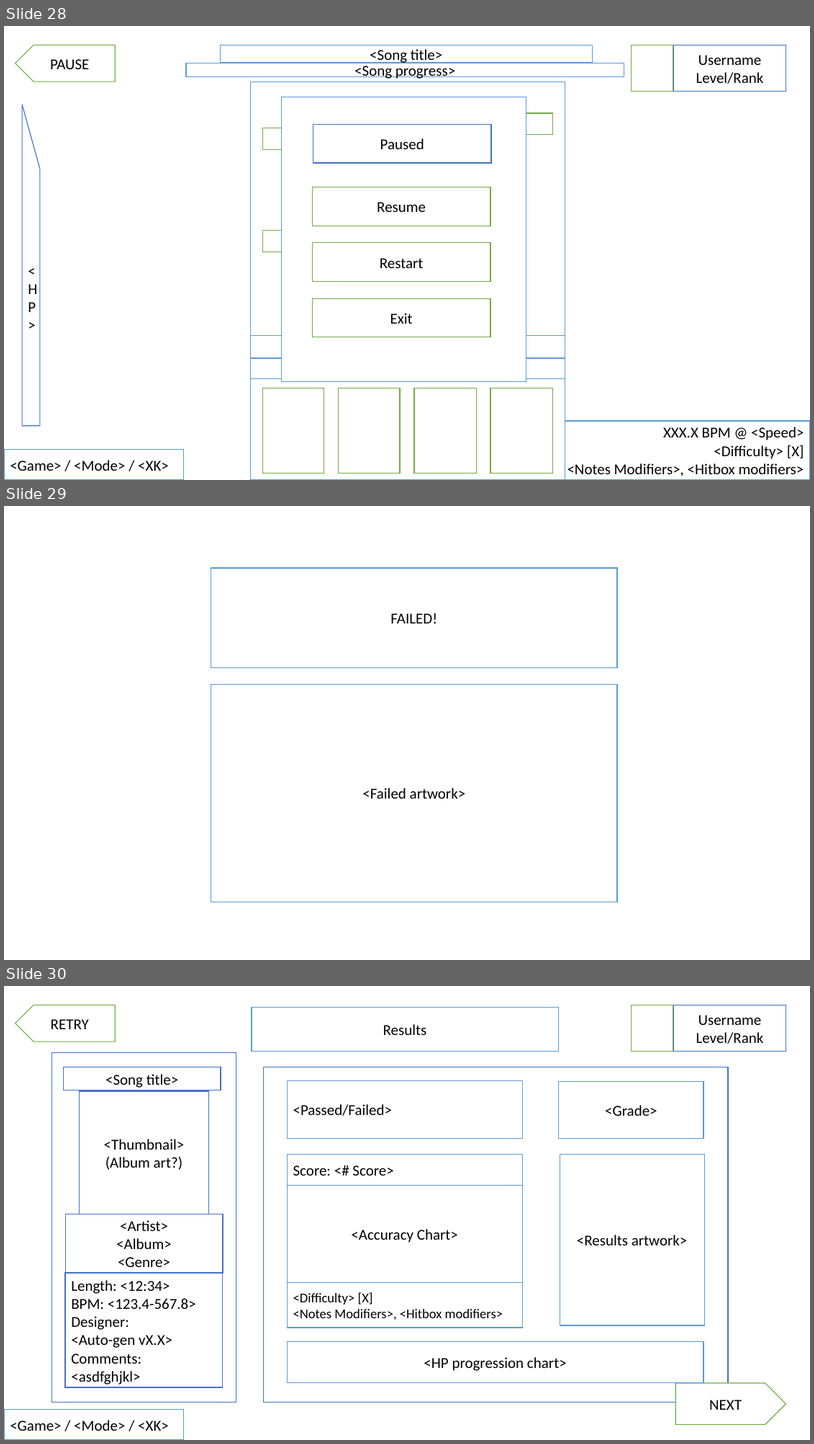
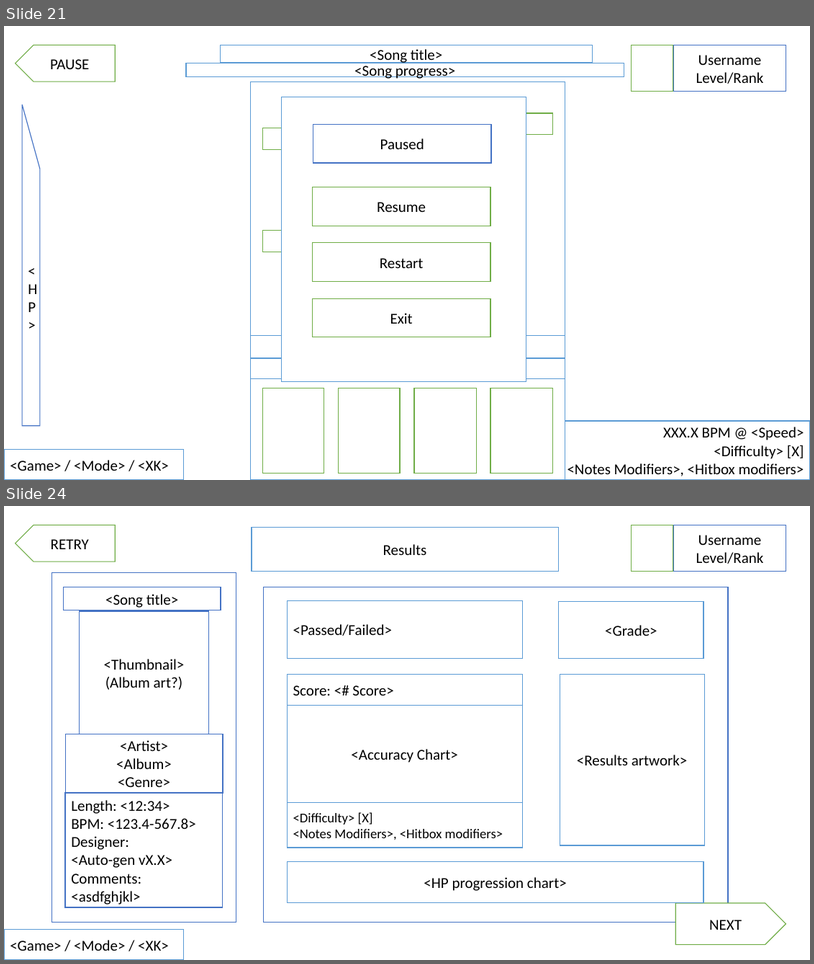
Before and after one commit to Ikeiwa/beats2, a slide deck: beats2/Docs/Beats2 - Design Spec.pptx. Shown one above the other, each under a label of ours: slides 28, 29 and 30 before the commit, slides 21 and 24 after it; the slides between them are not shown. The pictures are 814x1444 and 814x964 pixels, drawn with LibreOffice and Linux fonts; fonts in the diff are those of the drawing. Boxes give left, top, right and bottom in pixels: in the first picture for what was removed or moved away, otherwise in the second. Text is boxed around its words. In the diff, an @@ line names an element or a change of style, - is before the commit and + after.

```diff
--- a/beats2/Docs/Beats2 - Design Spec.pptx
+++ b/beats2/Docs/Beats2 - Design Spec.pptx
@@ slide 29 removed at <box>4,506,810,960</box>, background #FFFFFF @@
@@ rectangle removed at <box>211,568,617,667</box> @@
-FAILED!
@@ rectangle removed at <box>211,685,617,901</box> @@
-<Failed artwork>
@@ what was slide 28 is now slide 21 @@
@@ what was slide 30 is now slide 24 @@
```
Also in this commit, not shown: 18 slides changed, 5 other slides removed, 7 other files.
